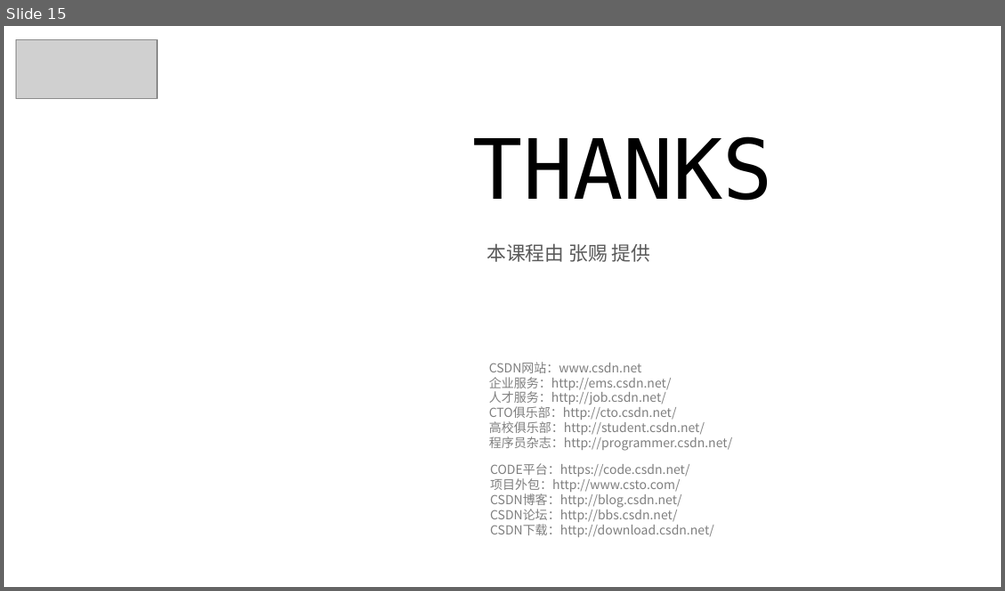
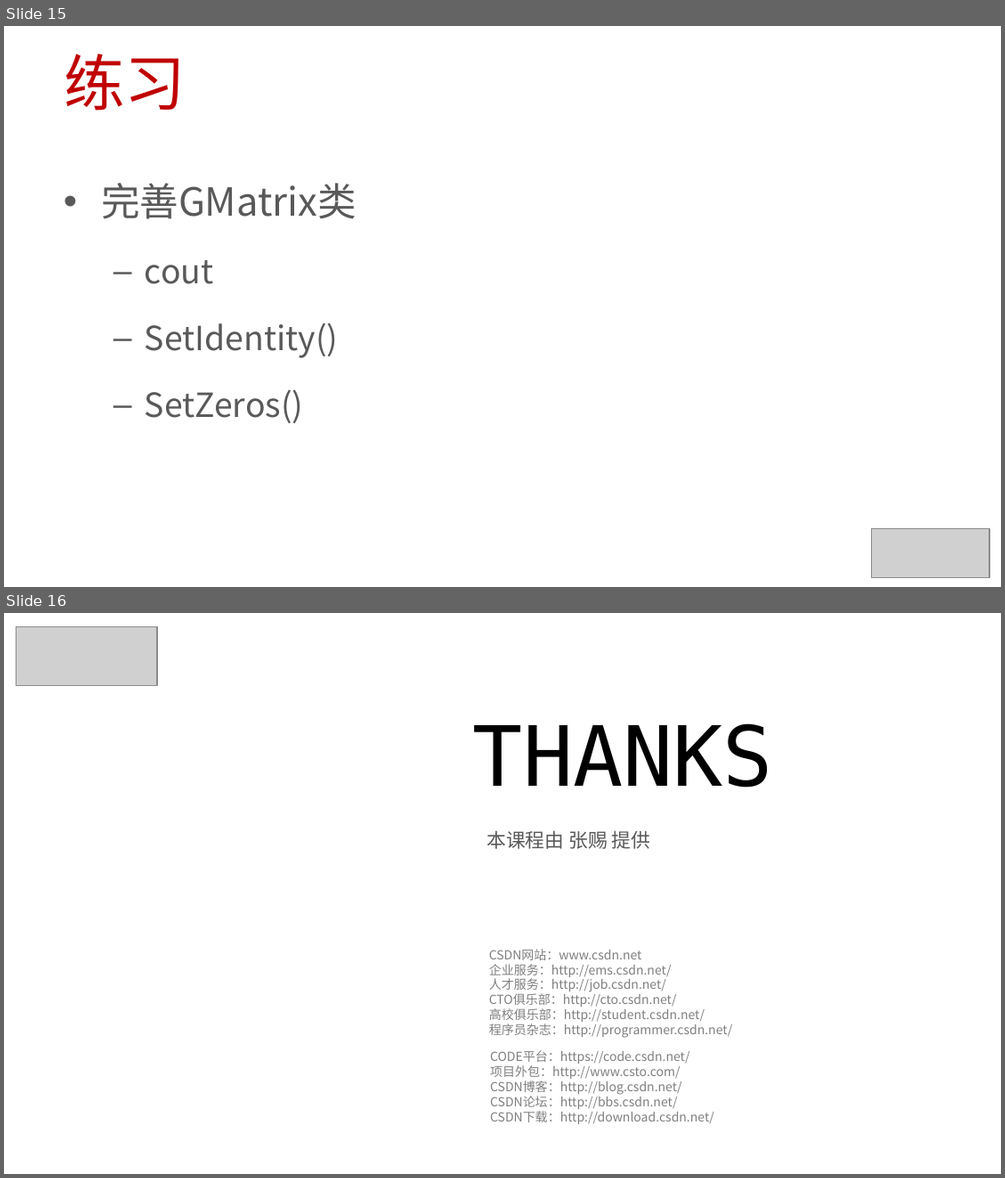
Before and after one commit to 0000duck/ComputerGraphicsBasics, a slide deck: PPT/C++练习.pptx. Shown one above the other, each under a label of ours: slide 15 before the commit, slides 15 and 16 after it. The pictures are 1005x591 and 1005x1178 pixels, drawn with LibreOffice and Linux fonts; fonts in the diff are those of the drawing; grey boxes stand for pictures; background and template pictures are left out. Boxes give left, top, right and bottom in pixels: in the first picture for what was removed or moved away, otherwise in the second. Text is boxed around its words. In the diff, an @@ line names an element or a change of style, - is before the commit and + after.

Commit message:
updated

```diff
--- a/PPT/C++练习.pptx
+++ b/PPT/C++练习.pptx
@@ slide 15 added at (4,26,1001,587), background #FFFFFF @@
@@ title added at (64,54,186,111), 44 pt, text #C00000 @@
+练习
@@ text added at (101,183,356,423), 24 pt, text #595959 @@
+• 完善GMatrix类
+  – cout
+  – SetIdentity()
+  – SetZeros()
@@ picture added at (871,528,989,577) @@
@@ what was slide 15 is now slide 16 @@
```
